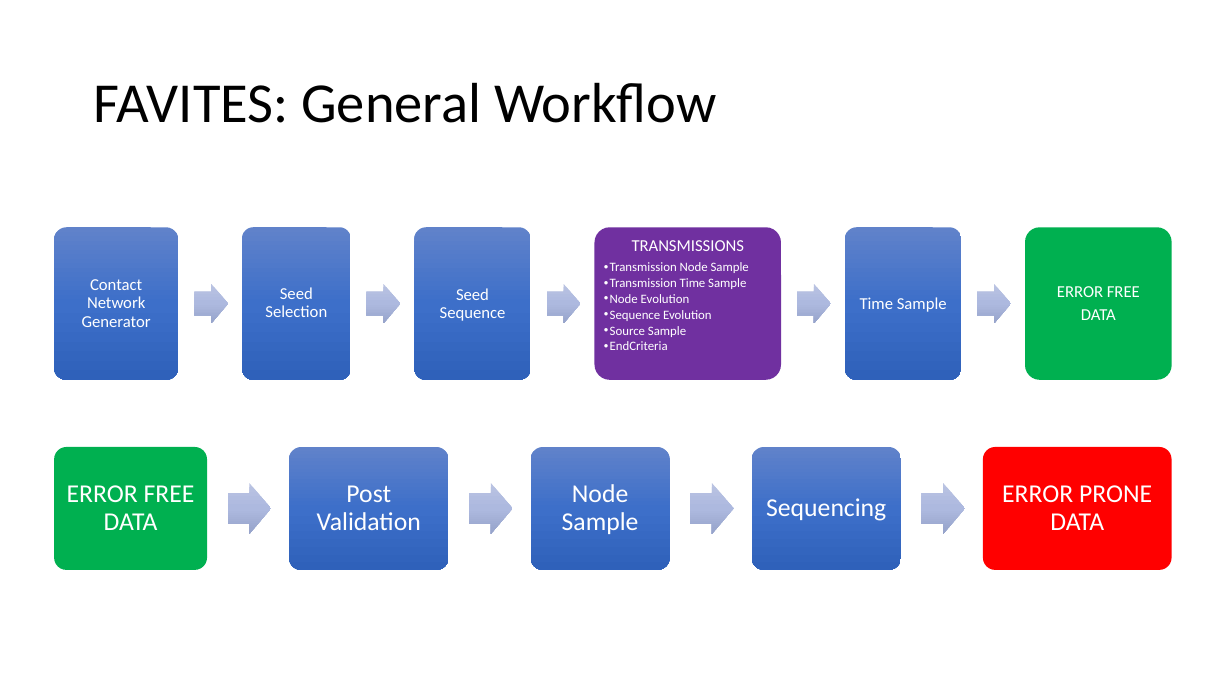
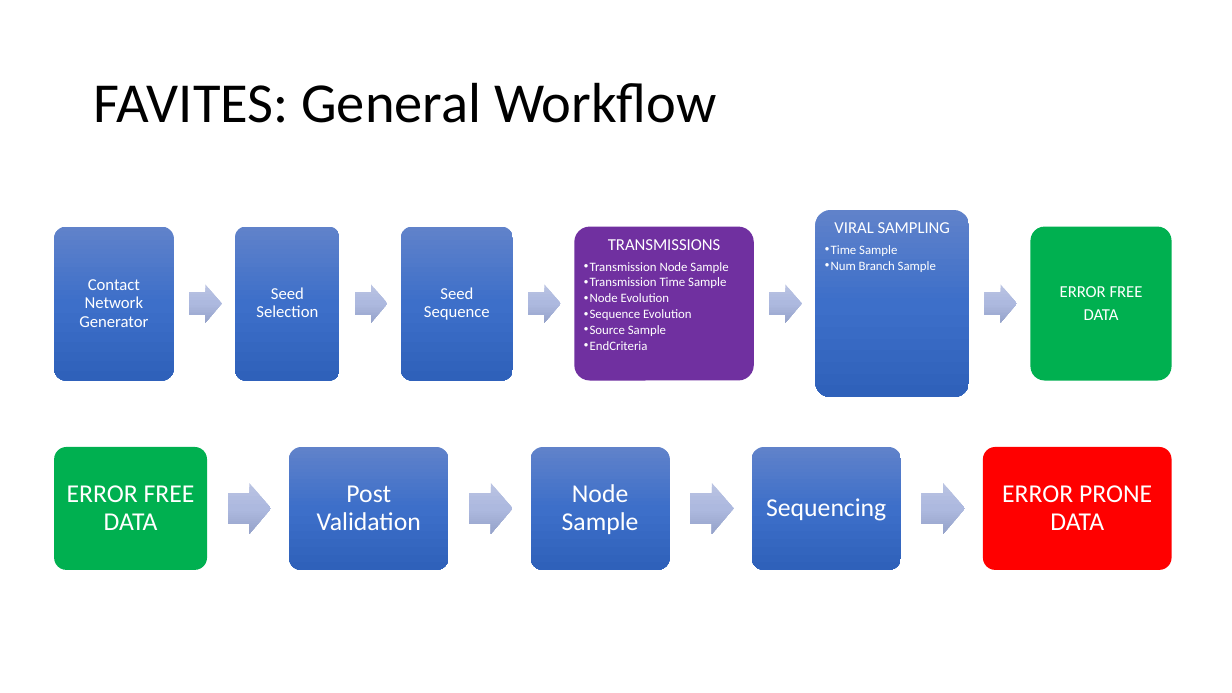
Before and after one commit to niemasd/FAVITES, a slide deck: slide 2 of figures/figures.pptx. Drawn at 1232x693 pixels with LibreOffice and Linux fonts; fonts in the diff are those of the drawing. Boxes give left, top, right and bottom in pixels: in the first picture for what was removed or moved away, otherwise in the second. Text is boxed around its words. In the diff, an @@ line names an element or a change of style, - is before the commit and + after.

Commit message:
Updated figures

```diff
--- a/figures/figures.pptx
+++ b/figures/figures.pptx
@@ rounded rectangle: place and size @@
-rounded rectangle at <box>54,227,178,380</box>
+rounded rectangle at <box>55,226,174,381</box>
@@ rounded rectangle: place and size @@
-rounded rectangle at <box>242,227,350,380</box>
+rounded rectangle at <box>236,226,340,381</box>
@@ text "Seed Selection": place and size @@
-text "Seed Selection" at <box>265,287,327,317</box>
+text "Seed Selection" at <box>256,287,318,317</box>
@@ rounded rectangle: place and size @@
-rounded rectangle at <box>414,227,531,380</box>
+rounded rectangle at <box>401,226,513,381</box>
@@ text "Seed Sequence": place and size @@
-text "Seed Sequence" at <box>440,288,506,321</box>
+text "Seed Sequence" at <box>424,287,490,320</box>
@@ rounded rectangle: place and size @@
-rounded rectangle at <box>594,227,781,380</box>
+rounded rectangle at <box>575,226,754,381</box>
@@ text "TRANSMISSIONS": place and size @@
-text "TRANSMISSIONS" at <box>610,240,749,350</box>
+text "TRANSMISSIONS" at <box>590,239,728,350</box>
@@ rounded rectangle: place and size @@
-rounded rectangle at <box>845,227,961,380</box>
+rounded rectangle at <box>815,210,969,397</box>
@@ text "VIRAL SAMPLING": place and size @@
-text "VIRAL SAMPLING" at <box>860,297,947,312</box>
+text "VIRAL SAMPLING" at <box>831,222,950,272</box>
@@ text "VIRAL SAMPLING" at <box>831,222,950,272</box>: vertical alignment middle to top @@
@@ text at <box>834,222,950,233</box>: paragraph added @@
+VIRAL SAMPLING
@@ rounded rectangle: place and size @@
-rounded rectangle at <box>1025,227,1172,380</box>
+rounded rectangle at <box>1031,226,1172,381</box>
@@ text at <box>831,261,936,272</box>: paragraph added @@
+  • Num Branch Sample
@@ text at <box>831,245,897,256</box>: size 13 to 10 pt in "Time Sample"; alignment centre to left; bullet none to •; list level 1 to 2 in "Time Sample" @@
@@ right arrow: place and size @@
-right arrow at <box>194,284,228,323</box>
+right arrow at <box>189,285,222,323</box>
@@ right arrow: place and size @@
-right arrow at <box>367,284,401,323</box>
+right arrow at <box>355,285,387,323</box>
@@ right arrow: place and size @@
-right arrow at <box>547,284,581,323</box>
+right arrow at <box>529,285,561,323</box>
@@ right arrow: place and size @@
-right arrow at <box>798,284,832,323</box>
+right arrow at <box>769,285,801,323</box>
@@ right arrow: place and size @@
-right arrow at <box>978,284,1012,323</box>
+right arrow at <box>984,285,1017,323</box>
```
